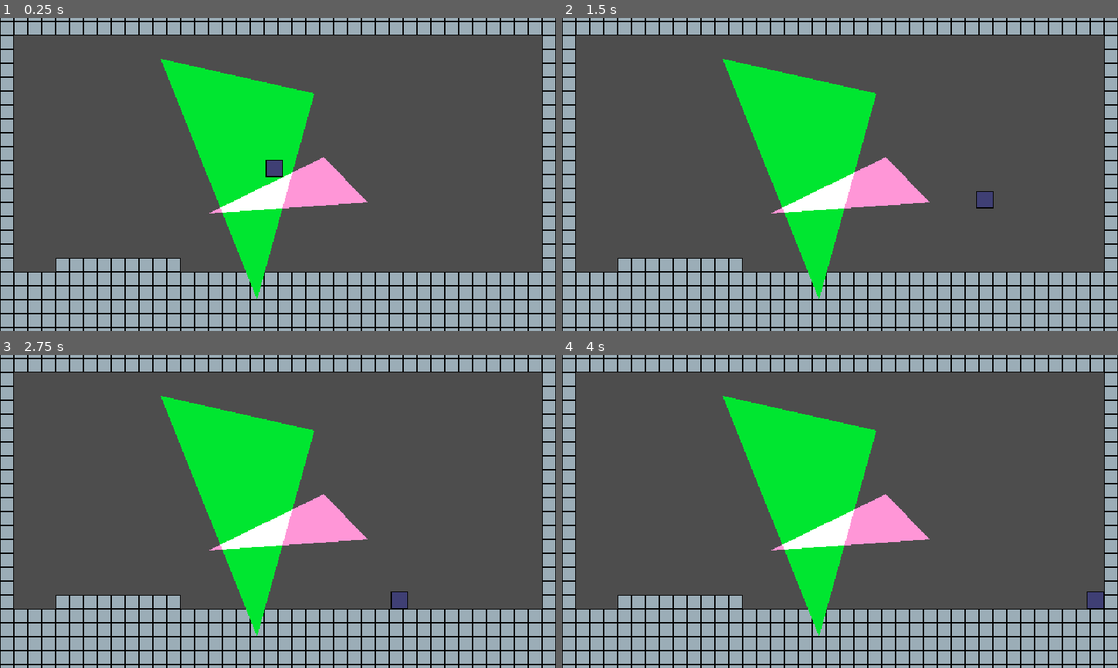
Above: before the commit, frames 1-4 (two rows, left to right).
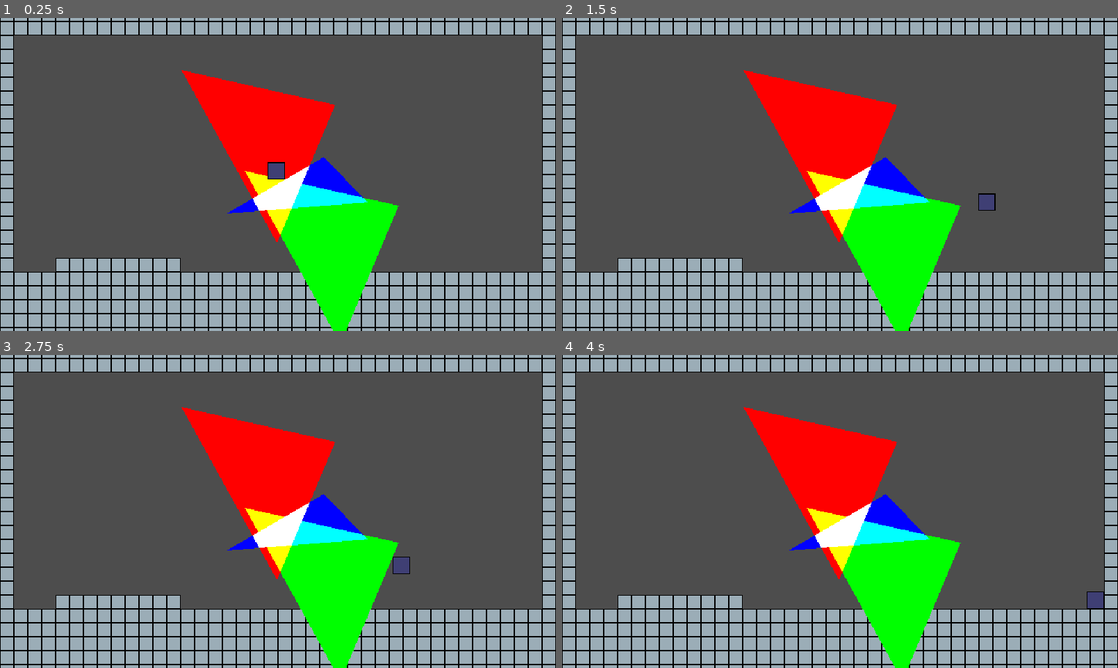
Above: after the commit, the same moments.

Repository: robotmaster/game-off-2026
Game: Godot game, scene res://scenes/room1.tscn
Same seed, same stepped clock (60 frames per second), same inputs: the game is played once before the commit and once after it.
Inputs:
- Up to frame 1 (0.25 s): no input
- Up to frame 2 (1.5 s): tap Enter at 0.5 s; hold Up (up) 0.53-1.28 s; hold Right (right) from 0.53 s (still down); tap Up (up) at 1.35 s
- Up to frame 3 (2.75 s): tap Up (up) at 1.52, 1.82 s; release Right (right) at 2.03 s; hold Left (left) from 2.03 s (still down); hold Up (up) from 2.03 s (still down)
- Up to frame 4 (4 s): release Left (left) at 2.78 s; release Up (up) at 2.78 s; hold Right (right) from 2.78 s (still down); tap Up (up) at 2.85, 3.02, 3.32 s; hold Up (up) from 3.53 s (still down)

The runs differ from the first frame. In frame 1, 17% of the frame differs, in the area x 28-72%, y 13-100%; in frame 2, 17%; in frame 3, 17%, in the area x 28-74%, y 13-100%; in frame 4, 17%.

Commit message:
added 3 colors

Diff:
--- a/game-off-2026/scenes/room1.tscn
+++ b/game-off-2026/scenes/room1.tscn
@@ -3,6 +3,12 @@
 [ext_resource type="Script" uid="uid://dwyrh8grva4ip" path="res://scripts/room.gd" id="1_5xnpp"]
 [ext_resource type="TileSet" uid="uid://brdoxpmln2y14" path="res://tiles.tres" id="2_277jj"]
 [ext_resource type="PackedScene" uid="uid://dxg36kacwicgt" path="res://scenes/player.tscn" id="2_gli6d"]
+
+[sub_resource type="CanvasItemMaterial" id="CanvasItemMaterial_actgu"]
+blend_mode = 1
+
+[sub_resource type="CanvasItemMaterial" id="CanvasItemMaterial_277jj"]
+blend_mode = 1
 
 [sub_resource type="GDScript" id="GDScript_277jj"]
 script/source = "extends Camera2D
@@ -14,24 +20,40 @@
 
 [node name="Room1" type="Node2D" unique_id=1685634979 node_paths=PackedStringArray("color_1", "color_2", "intersection_static_body")]
 script = ExtResource("1_5xnpp")
-color_1 = NodePath("Polygon2D")
-color_2 = NodePath("Polygon2D2")
+color_1 = NodePath("Polygons/Red/Polygon2D")
+color_2 = NodePath("Polygons/Blue/Polygon2D2")
 intersection_static_body = NodePath("IntersectionArea")
 
 [node name="Tiles" type="TileMapLayer" parent="." unique_id=235629107]
 tile_map_data = PackedByteArray("AAARAAcAAAAAAAAAAAAQAAcAAAAAAAAAAAAPAAcAAAAAAAAAAAAOAAcAAAAAAAAAAAANAAcAAAAAAAAAAAAMAA …(5088 unchanged characters)…
 tile_set = ExtResource("2_277jj")
 
-[node name="Polygon2D" type="Polygon2D" parent="." unique_id=248563557]
-position = Vector2(199, -76)
-color = Color(3.9948522e-06, 0.9030698, 0.19205129, 1)
-polygon = PackedVector2Array(-334, -57, -223, 220, -157, -17)
+[node name="Polygons" type="CanvasGroup" parent="." unique_id=1378756590]
 
-[node name="Polygon2D2" type="Polygon2D" parent="." unique_id=890089855]
+[node name="Red" type="Node2D" parent="Polygons" unique_id=1164248661]
+
+[node name="Polygon2D" type="Polygon2D" parent="Polygons/Red" unique_id=248563557]
+material = SubResource("CanvasItemMaterial_actgu")
+position = Vector2(223, -63)
+color = Color(1, 0, 0, 1)
+polygon = PackedVector2Array(-334, -57, -224, 142, -157, -17)
+
+[node name="Blue" type="Node2D" parent="Polygons" unique_id=1709256072]
+
+[node name="Polygon2D2" type="Polygon2D" parent="Polygons/Blue" unique_id=890089855]
+material = SubResource("CanvasItemMaterial_277jj")
 position = Vector2(213, 16)
 scale = Vector2(1.2482759, 0.4488189)
-color = Color(1, 0.5902967, 0.8453913, 1)
-polygon = PackedVector2Array(-128.17679, -80.210526, -234.72375, 64.61404, -88, 36)
+color = Color(0, 0, 1, 1)
+polygon = PackedVector2Array(-128.17679, -80.210526, -217.90056, 64.61404, -88, 36)
+
+[node name="Green" type="Node2D" parent="Polygons" unique_id=737133991]
+
+[node name="Polygon2D" type="Polygon2D" parent="Polygons/Green" unique_id=8596071]
+material = SubResource("CanvasItemMaterial_actgu")
+position = Vector2(296, 53)
+color = Color(0, 1, 0, 1)
+polygon = PackedVector2Array(-334, -57, -224, 142, -157, -17)
 
 [node name="IntersectionArea" type="StaticBody2D" parent="." unique_id=932035965]
 position = Vector2(11, -4)
